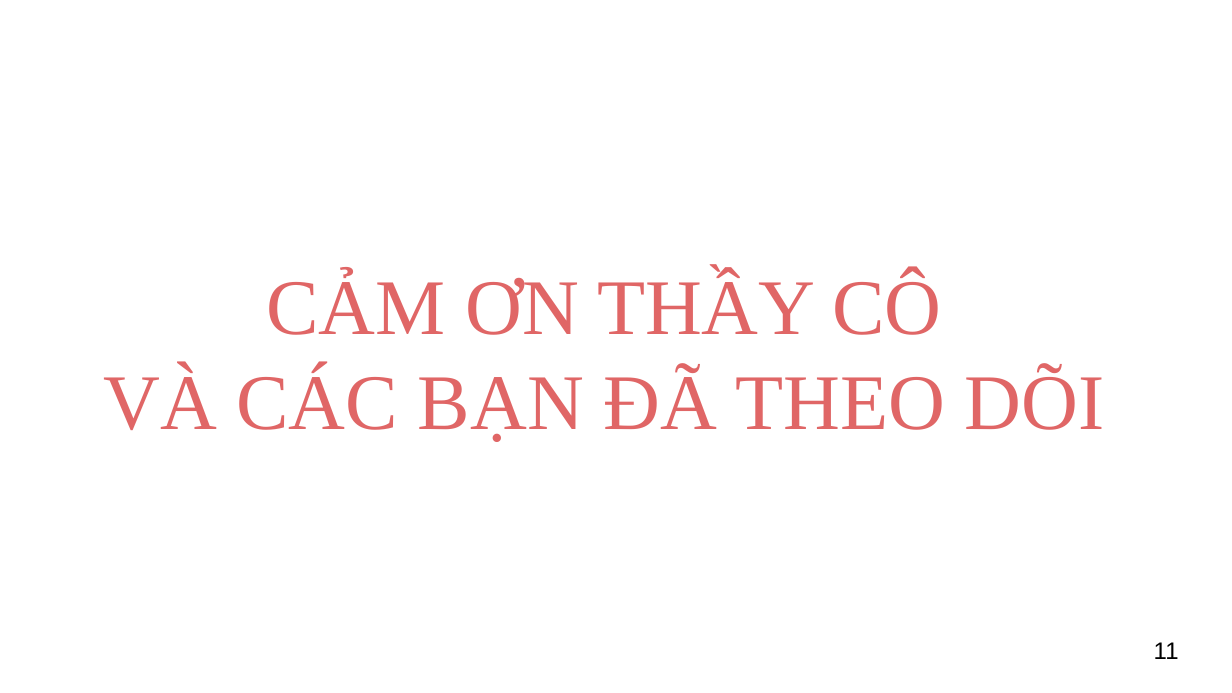
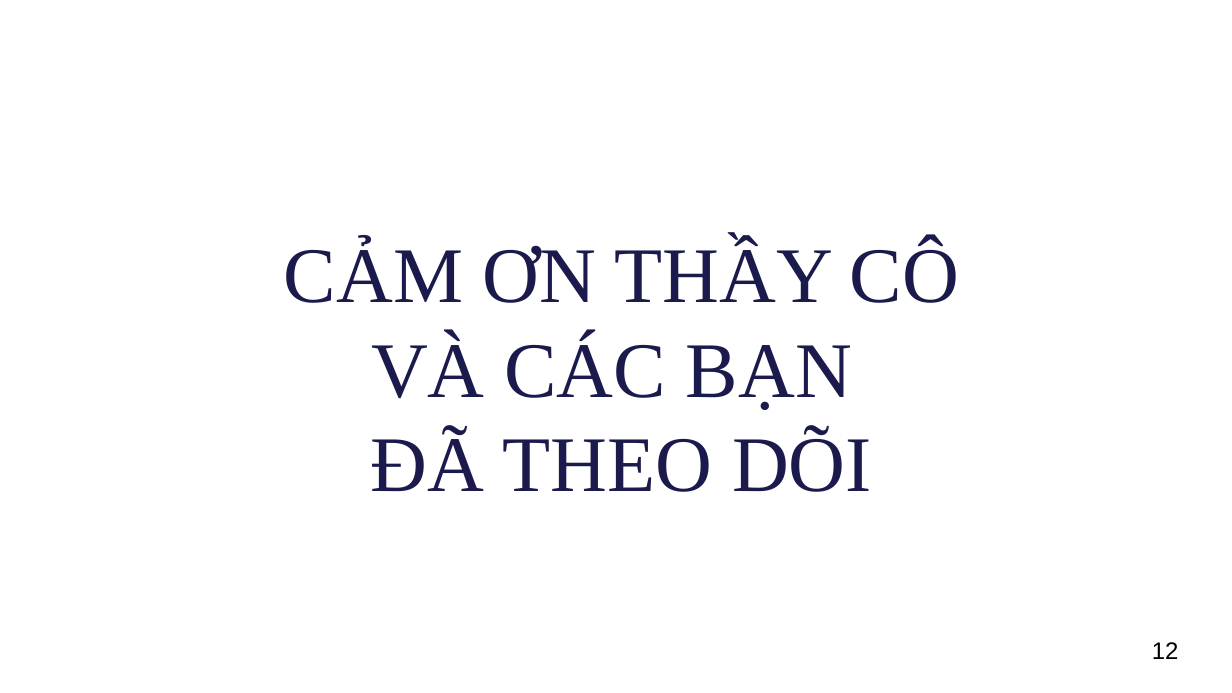
Before and after one commit to NguyenChienThangB1910143/QL_ChungCy, a slide deck: slide 12 of LCTN/B1910143_NguyenChienThang.pptx (slide 11 before the commit). Drawn at 1232x693 pixels with LibreOffice and Linux fonts; fonts in the diff are those of the drawing; background and template pictures are left out. Boxes give left, top, right and bottom in pixels: in the first picture for what was removed or moved away, otherwise in the second. Text is boxed around its words. In the diff, an @@ line names an element or a change of style, - is before the commit and + after.

```diff
--- a/LCTN/B1910143_NguyenChienThang.pptx
+++ b/LCTN/B1910143_NguyenChienThang.pptx
@@ text "CẢM ƠN THẦY CÔ": place and size @@
-text "CẢM ƠN THẦY CÔ" at [103,273,1105,442]
+text "CẢM ƠN THẦY CÔ" at [284,241,959,492]
@@ text at [284,241,959,303]: text colour #E06666 to #19194D in "CẢM ƠN THẦY CÔ" @@
@@ text at [371,335,872,492]: text changed; text colour #E06666 to #19194D @@
-VÀ CÁC BẠN ĐÃ THEO DÕI
+VÀ CÁC BẠN
+ĐÃ THEO DÕI
@@ page number at [1152,642,1179,659]: text changed @@
-11
+12
```
Also in this commit, not shown: 9 other slides changed, 1 slide added, 14 other files.
